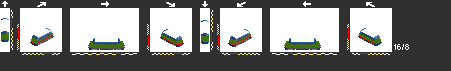
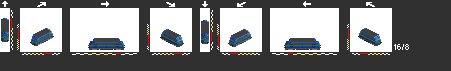
Two versions of the same layered image (451x71). Layer-by-layer changes:
added layer "cflcd1" above "sb1" over [1, 19, 381, 50]
hid "sb1" over [1, 19, 381, 48]
